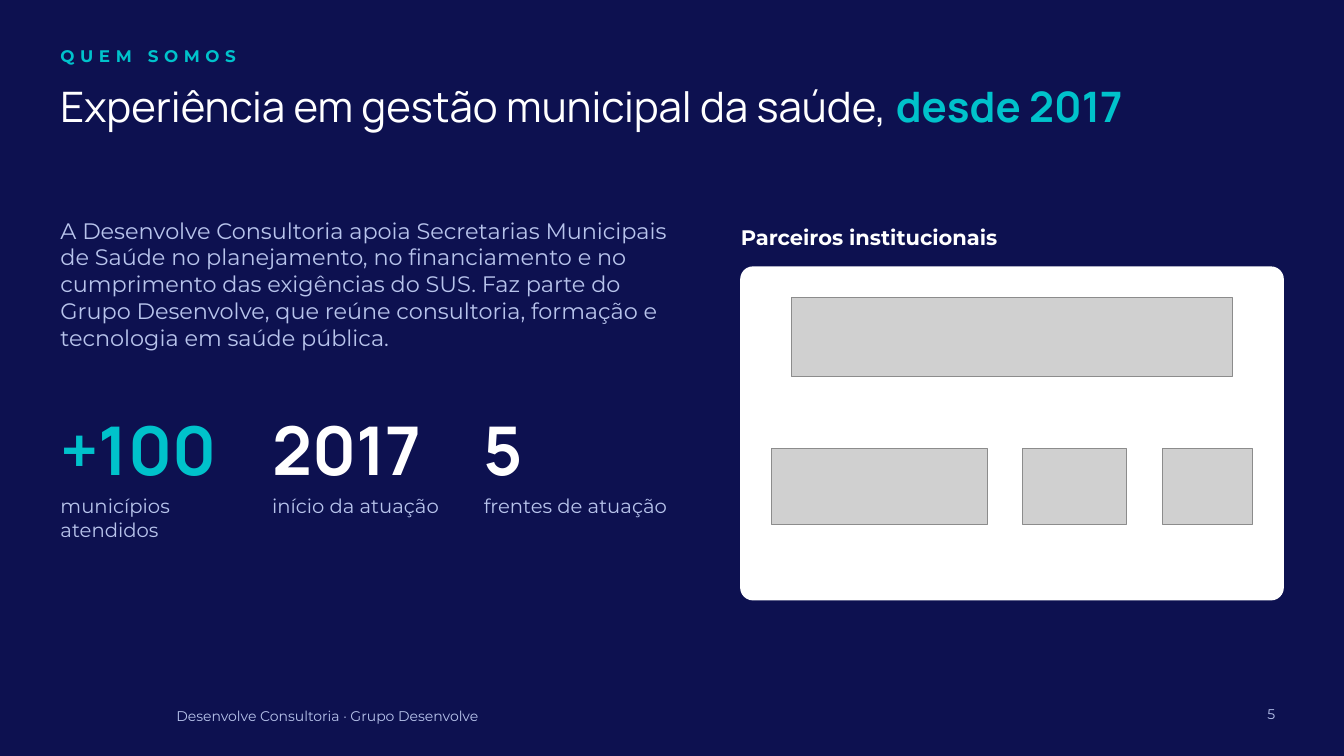
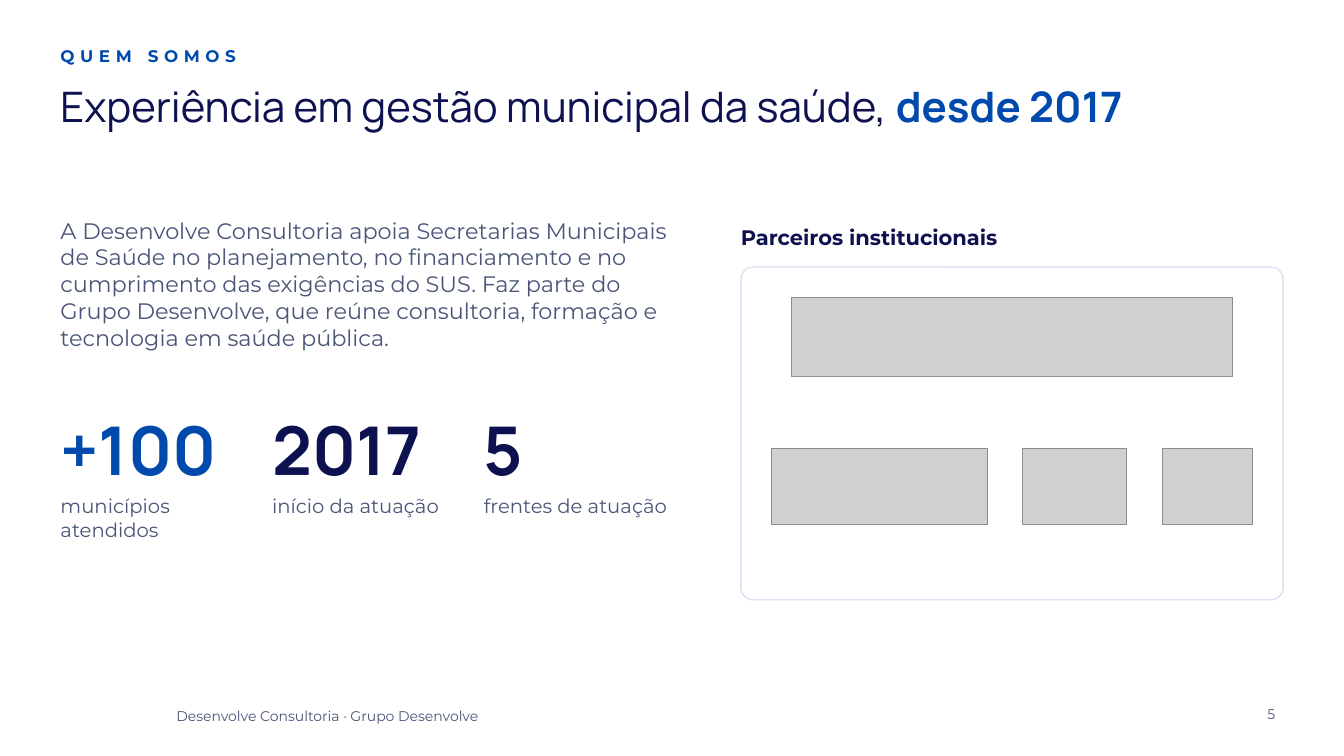
Before and after one commit to murilosantos100-hue/grupodesenvolve, a slide deck: slide 5 of apresentacoes/comercial-consultoria/Apresentacao Comercial - Desenvolve Consultoria.pptx. Drawn at 1344x756 pixels with LibreOffice and Linux fonts; fonts in the diff are those of the drawing; grey boxes stand for pictures; background and template pictures are left out. Boxes give left, top, right and bottom in pixels: in the first picture for what was removed or moved away, otherwise in the second. Text is boxed around its words. In the diff, an @@ line names an element or a change of style, - is before the commit and + after.

```diff
--- a/apresentacoes/comercial-consultoria/Apresentacao Comercial - Desenvolve Consultoria.pptx
+++ b/apresentacoes/comercial-consultoria/Apresentacao Comercial - Desenvolve Consultoria.pptx
@@ background #0D1150 to #FFFFFF @@
@@ text "QUEM SOMOS" at bbox=[60, 50, 236, 65]: text colour #00C2CB to #004AAD @@
@@ title "Experiência em gestão municipal da ..." at bbox=[60, 89, 1122, 133]: text colour #FFFFFF to #0D1150 in "Experiência em gestão municipal da saúde,"; text colour #00C2CB to #004AAD in "desde 2017" @@
@@ text colour #FFFFFF to #0D1150 in 3 elements at bbox=[272, 425, 421, 476], bbox=[484, 426, 523, 476], bbox=[741, 228, 997, 245] @@
@@ rounded rectangle at bbox=[741, 267, 1284, 600]: outline #FFFFFF 1 pt to #D9E1F2 1 pt @@
@@ text "+100" at bbox=[60, 425, 216, 476]: text colour #00C2CB to #004AAD @@
@@ text colour #B8C4EC to #4A5578 in 6 elements at bbox=[60, 222, 667, 351], bbox=[60, 498, 169, 537], bbox=[272, 498, 439, 518], bbox=[484, 498, 667, 518], bbox=[1267, 709, 1275, 719], bbox=[176, 710, 478, 724] @@
```
Also in this commit, not shown: 7 other slides changed, 1 other file.
